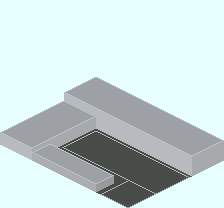
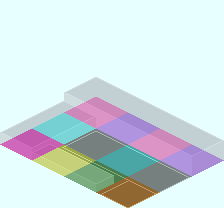
Layered file, before and after one edit (w=224, h=208). Changes by layer:
added layer "Base_Plate_3x4.png" (50%) above "TSF_Factory_Main_Unit_2nd.png" over [0, 77, 224, 208]
